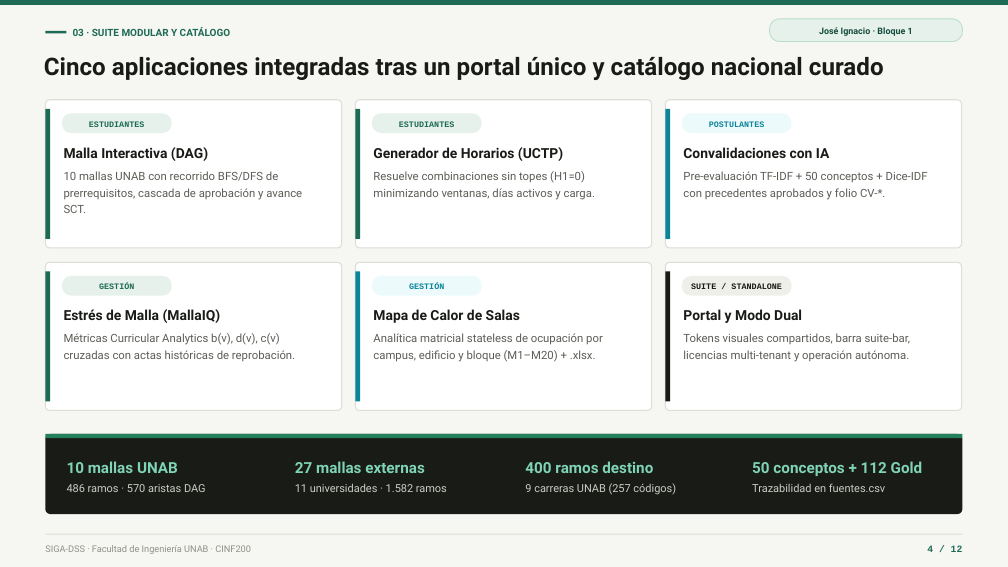
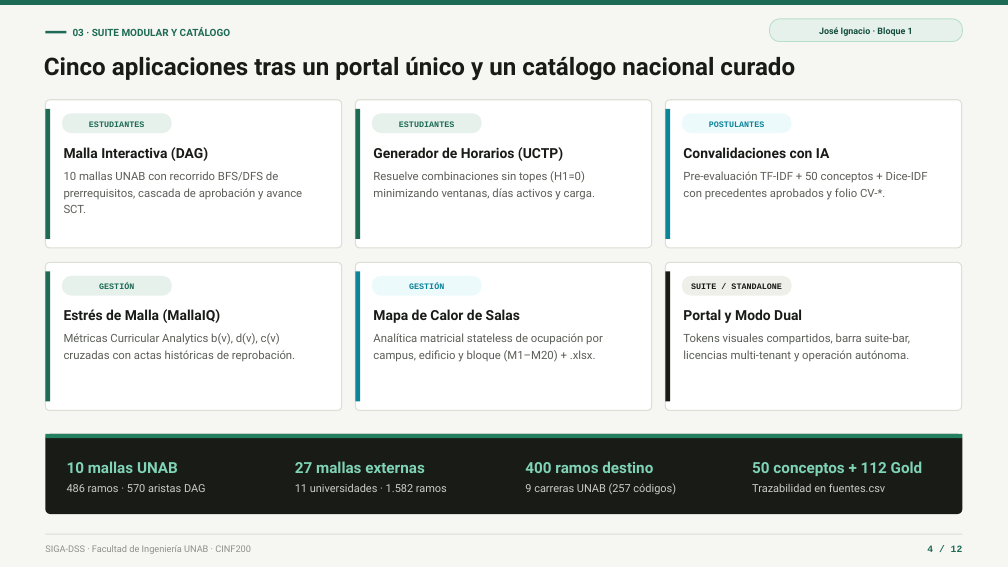
Before and after one commit to jiac1/Siga, a slide deck: slide 4 of docs/Presentacion_Defensa_SIGA_DSS.pptx. Drawn at 1008x567 pixels with LibreOffice and Linux fonts; fonts in the diff are those of the drawing. Boxes give left, top, right and bottom in pixels: in the first picture for what was removed or moved away, otherwise in the second. Text is boxed around its words. In the diff, an @@ line names an element or a change of style, - is before the commit and + after.

```diff
--- a/docs/Presentacion_Defensa_SIGA_DSS.pptx
+++ b/docs/Presentacion_Defensa_SIGA_DSS.pptx
@@ text at [44, 57, 795, 80]: text changed @@
-Cinco aplicaciones integradas tras un portal único y catálogo nacional curado
+Cinco aplicaciones tras un portal único y un catálogo nacional curado
```
Also in this commit, not shown: 4 other slides changed, 9 other files.
